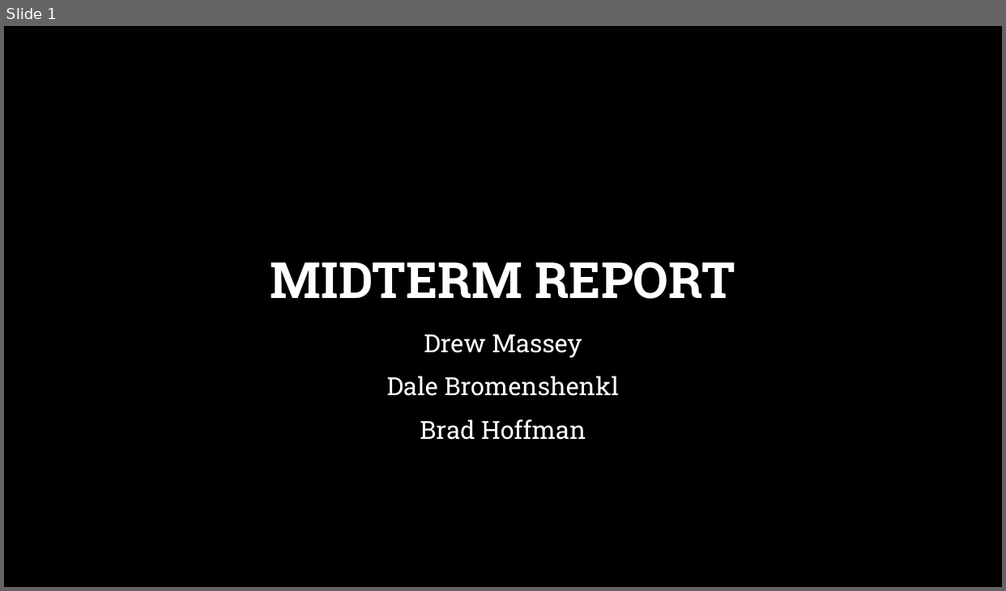
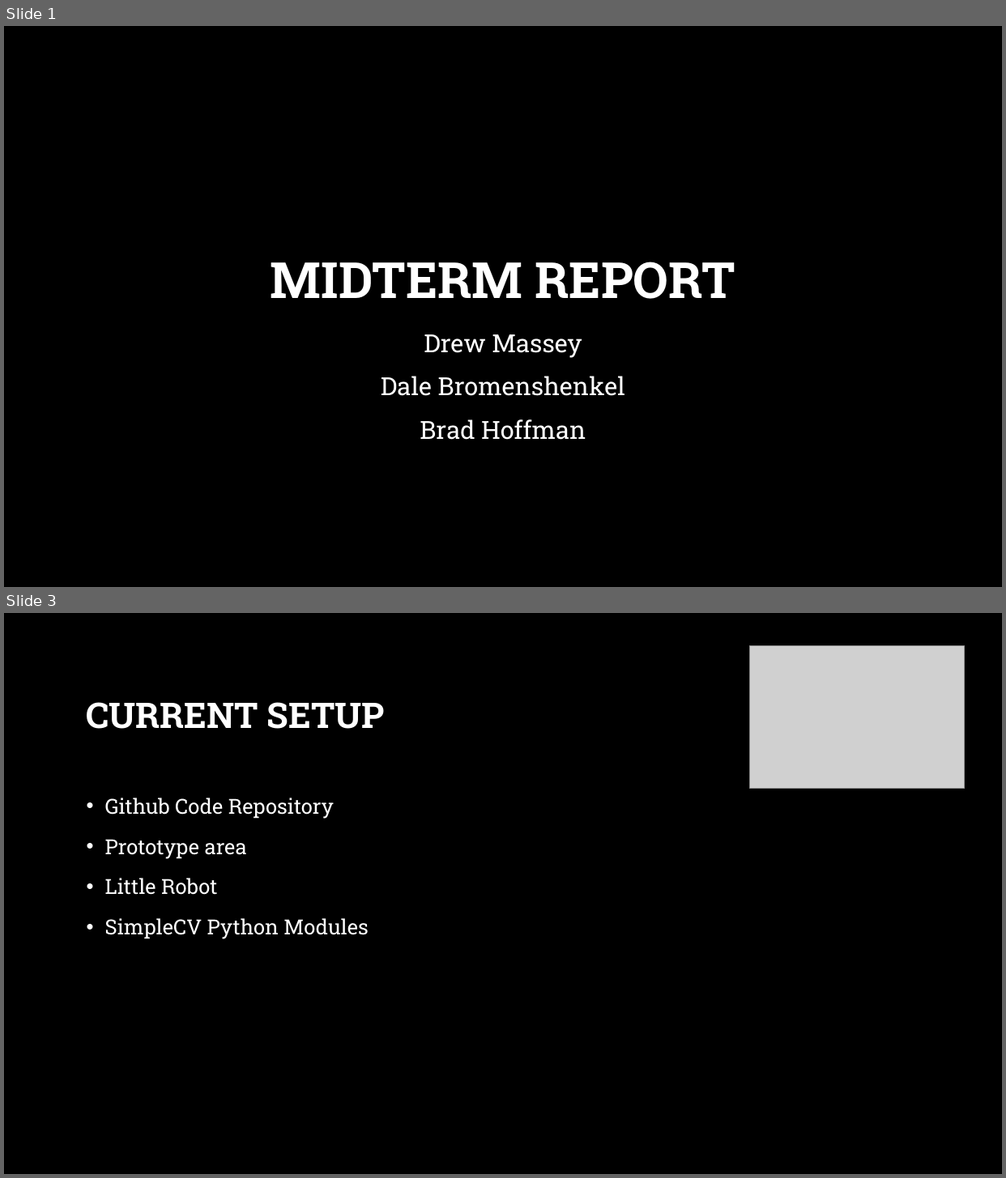
Before and after one commit to james-massey/AdvancedReality, a slide deck: Midterm Presentation.pptx. Shown one above the other, each under a label of ours: slide 1 before the commit, slides 1 and 3 after it; the slides between them are not shown. The pictures are 1006x591 and 1006x1178 pixels, drawn with LibreOffice and Linux fonts; fonts in the diff are those of the drawing; grey boxes stand for pictures; background and template pictures are left out. Boxes give left, top, right and bottom in pixels: in the first picture for what was removed or moved away, otherwise in the second. Text is boxed around its words. In the diff, an @@ line names an element or a change of style, - is before the commit and + after.

```diff
--- a/Midterm Presentation.pptx
+++ b/Midterm Presentation.pptx
@@ slide 3 added at (4, 613, 1002, 1174), background picture (left out) @@
@@ picture added at (750, 646, 965, 789) @@
@@ title added at (87, 702, 385, 729), 34 pt, text #FFFFFF, bold @@
+CURRENT SETUP
@@ text added at (105, 798, 368, 939), 20 pt, text #FFFFFF @@
+• Github Code Repository
+• Prototype area
+• Little Robot
+• SimpleCV Python Modules
@@ slide 1 changed as well @@
@@ subtitle at (381, 376, 625, 396): text changed @@
-Dale Bromenshenkl
+Dale Bromenshenkel
```
Also in this commit, not shown: 4 other slides added.
